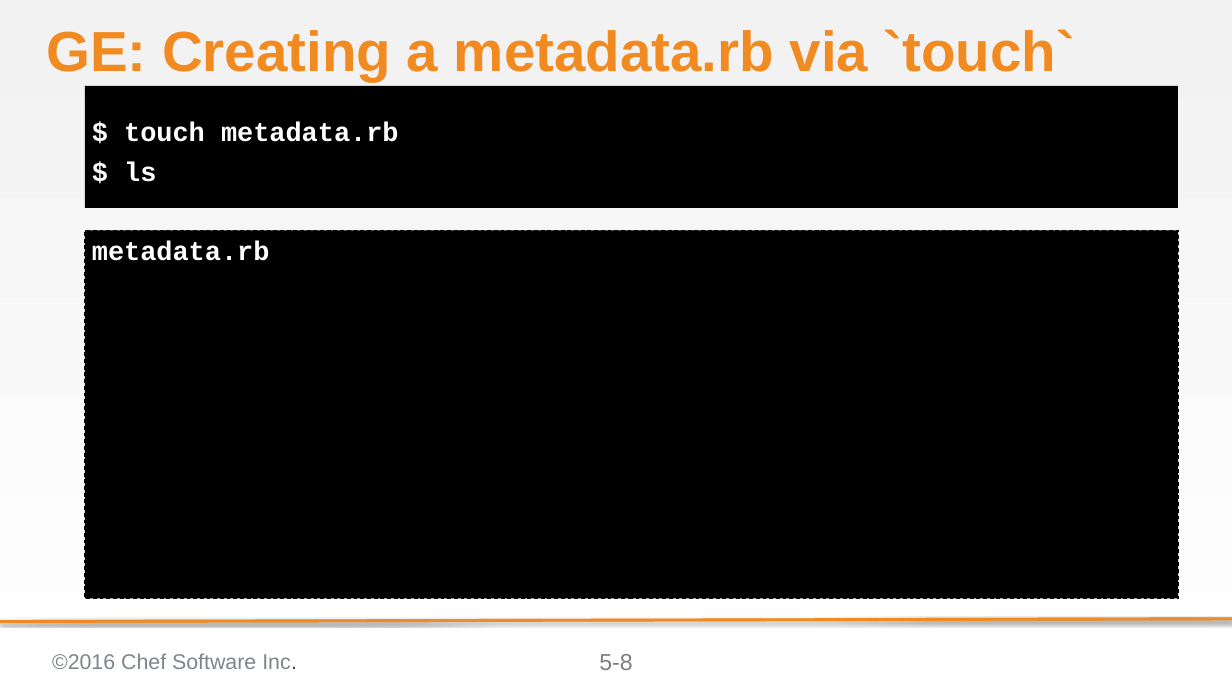
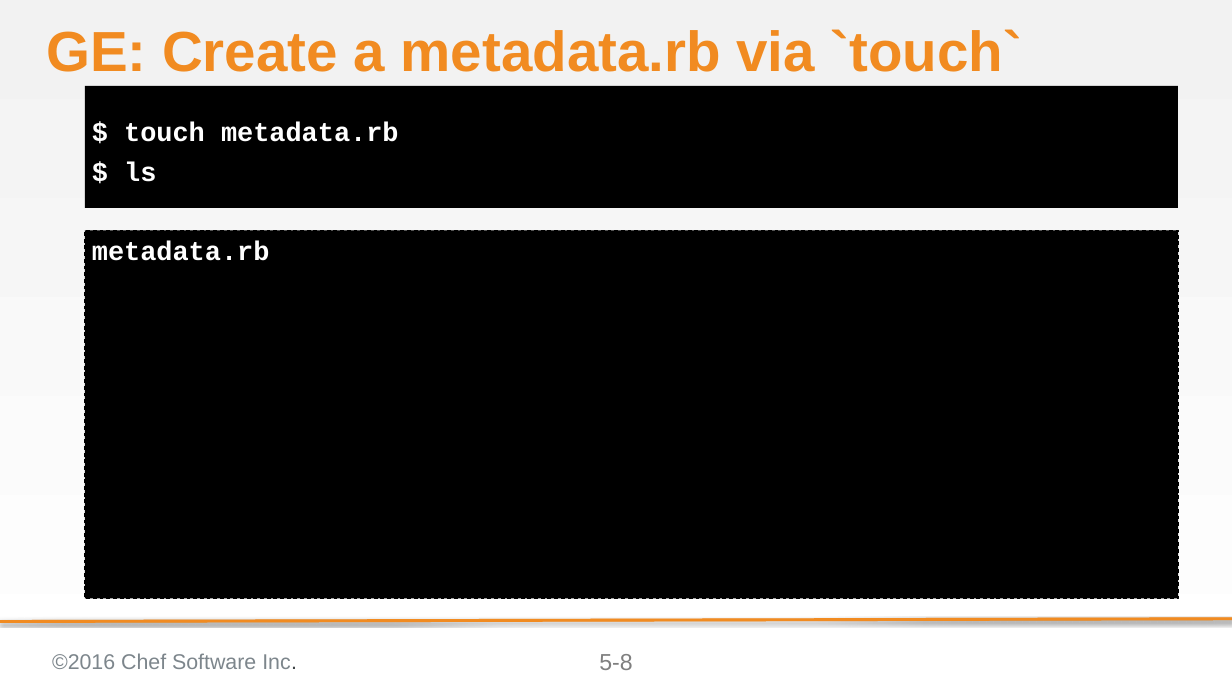
Before and after one commit to bchamby/chef-compliance-installation-configuration-operation, a slide deck: slide 8 of 05-creating-custom-profiles.pptx. Drawn at 1232x693 pixels with LibreOffice and Linux fonts; fonts in the diff are those of the drawing; background and template pictures are left out. Boxes give left, top, right and bottom in pixels: in the first picture for what was removed or moved away, otherwise in the second. Text is boxed around its words. In the diff, an @@ line names an element or a change of style, - is before the commit and + after.

Commit message:
Update creating custom profiles
* Update objective:  'Use InSpec...' not 'Using InSpec...'
* Spell out 'command line interface'
* Change the header of the slide for creating the profile directory
* Change the header of the slide when creating the metadata.rb file, use 'Creat
e' instead of 'Creating'
* Downloading the zipped profile and uploading it are two different objectives
* Align the output of the zip command
* Correct the title of the slide when re-scanning the node 'Scan Your Node' ins
tead of 'Upload the Profile to Chef Compliance'

```diff
--- a/05-creating-custom-profiles.pptx
+++ b/05-creating-custom-profiles.pptx
@@ title at box(46, 29, 1022, 72): text changed @@
-GE: Creating a metadata.rb via `touch`
+GE: Create a metadata.rb via `touch`
```
Also in this commit, not shown: 5 other slides changed.
